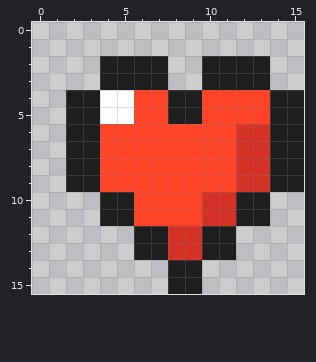
A pixel-art sprite gets an edit: images/icons/health.png. Above is the file before it was changed.
The file is 64x64 pixels, drawn in blocks of 4x4; one block is one cell here. Pixels under 10% opacity are left out.
The result:
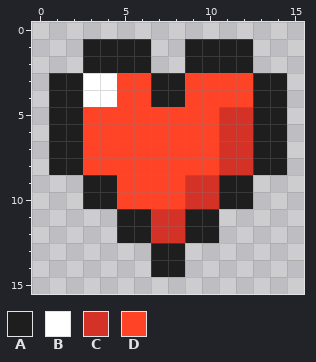
Palette (. is transparent): A #1e1e1e  B #ffffff  C #d43127  D #ff4327
Change:
Colour A now appears in row 1 at x 3 to 6 and 9 to 12; in row 2 at x 3 and 9; in row 3 at x 1 to 2, 8 and 14; in rows 4 to 8 at x 1; in row 10 at x 3; in row 12 at x 5.
Colour A now appears in row 14 at x 7.
The author changed colour C to colour A in rows 6 to 8 at x 13; in row 9 at x 12; in row 10 at x 11; in row 11 at x 10; in row 12 at x 9; in row 13 at x 8.
The author changed colour D to colour A in row 4 at x 7 and 13; in row 5 at x 13; in row 9 at x 4 and 11; in row 11 at x 6 and 9.
Colour B now appears in row 3 at x 3.
The author changed colour A to colour B in row 3 at x 4; in row 4 at x 3.
The author changed colour A to colour C in row 12 at x 7.
The author changed colour D to colour C in row 5 at x 11 to 12; in rows 6 to 8 at x 11; in row 9 at x 9 to 10; in row 10 at x 9; in row 11 at x 7 to 8.
Colour D now appears in row 3 at x 9.
The author changed colour A to colour D in row 3 at x 5 to 6 and 10 to 12; in row 4 at x 9; in row 5 at x 3 and 8 to 9; in rows 6 to 8 at x 3; in row 10 at x 5.
The author changed colour B to colour D in row 4 at x 5; in row 5 at x 4 to 5.
The author cleared colour A in row 2 at x 7 and 13; in rows 4 to 8 at x 15; in row 9 at x 2 and 14 to 15; in row 10 at x 13; in row 11 at x 4 and 12 to 13; in row 12 at x 11.
The author cleared colour A in row 13 at x 6 and 10 to 11; in row 14 at x 9; in row 15 at x 8 to 9.
The author cleared colour C in row 9 at x 13; in row 11 at x 11; in row 13 at x 9.
